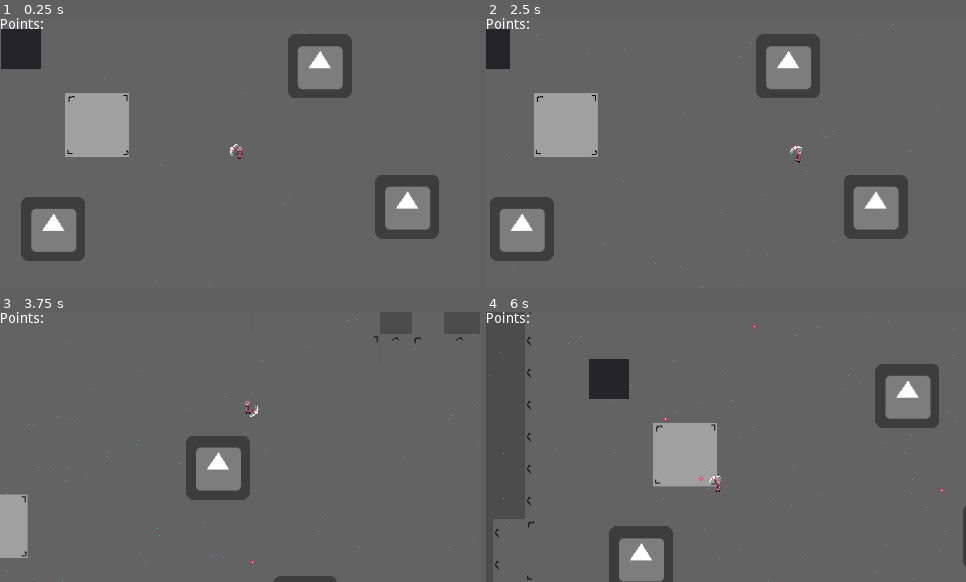
Above: before the commit, frames 1-4 (two rows, left to right).
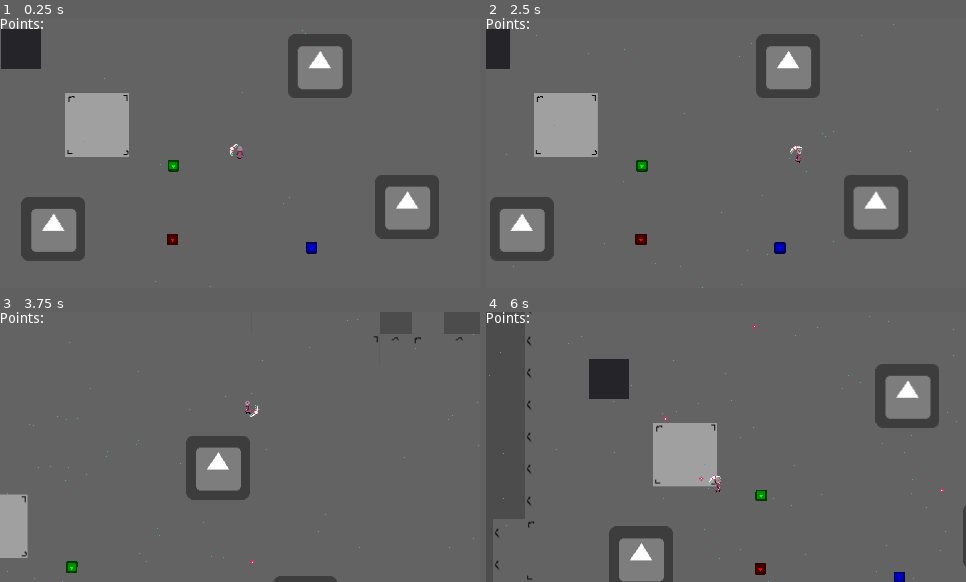
Above: after the commit, the same moments.

Repository: Struckdown/AGJ2020
Game: Godot game, scene res://Scenes/World.tscn
Two runs of this game, one before a commit and one after it. Both use one fixed random seed, a clock stepped at 60 frames per second and the inputs below. The engine's default icon, where the game draws it, is replaced by a stand-in: a white triangle on a blue panel in a dark square.
Inputs (mouse positions are in pixels of both pictures, inside the frame that each line leads up to):
- Up to frame 1 (0.25 s): no input
- Up to frame 2 (2.5 s): tap Enter at 0.5, 2 s; move the mouse to (831, 139) at 0.52 s; press the mouse at (831, 139) at 0.53 s; hold D (right) 0.53-1.28 s; tap Space at 1.25 s; move the mouse to (630, 166) at 1.27 s; release the mouse at (630, 166) at 1.28 s; hold S (down) 1.28-2.03 s; click (630, 166) at 1.35 s; move the mouse to (774, 93) at 2.02 s; press the mouse at (774, 93) at 2.03 s; hold D (right) from 2.03 s (still down)
- Up to frame 3 (3.75 s): move the mouse to (216, 501) at 2.77 s; release D (right) at 2.78 s; release the mouse at (216, 501) at 2.78 s; hold W (up) 2.78-3.53 s; click (216, 501) at 2.85 s; move the mouse to (384, 487) at 3.52 s; press the mouse at (384, 487) at 3.53 s; hold A (left) from 3.53 s (still down)
- Up to frame 4 (6 s): move the mouse to (582, 406) at 4.27 s; release the mouse at (582, 406) at 4.28 s; click (582, 406) at 4.35 s; move the mouse to (750, 447) at 5.02 s; release A (left) at 5.03 s; press the mouse at (750, 447) at 5.03 s; hold S (down) 5.03-5.78 s; move the mouse to (654, 379) at 5.77 s; release the mouse at (654, 379) at 5.78 s; hold D (right) from 5.78 s (still down); click (654, 379) at 5.85 s

The runs differ from the first frame. In frame 1, 0.3% of the frame differs, in the area x 34-67%, y 52-88%; in frame 2, 0.3%, in the area x 31-63%, y 52-88%; in frame 3, 0.1%; in frame 4, 0.3%.

Commit message:
Added color pickup logic

Diff:
--- a/src/Scenes/Character.tscn
+++ b/src/Scenes/Character.tscn
@@ -130,7 +130,9 @@
 "values": [ true, false ]
 }
 
-[node name="Character" type="KinematicBody2D"]
+[node name="Character" type="KinematicBody2D" groups=[
+"player",
+]]
 script = ExtResource( 1 )
 projectile = ExtResource( 3 )
 
--- a/src/Scenes/ColorPickup.tscn
+++ b/src/Scenes/ColorPickup.tscn
@@ -1,50 +1,22 @@
-[gd_scene load_steps=5 format=2]
+[gd_scene load_steps=4 format=2]
 
-[sub_resource type="VisualShaderNodeVec3Constant" id=1]
-constant = Vector3( 0.4, 1, 0.7 )
+[ext_resource path="res://Scripts/ColorPickup.gd" type="Script" id=1]
+[ext_resource path="res://icon.png" type="Texture" id=2]
 
-[sub_resource type="VisualShaderNodeScalarConstant" id=2]
-constant = 1.0
-
-[sub_resource type="VisualShader" id=3]
-code = "shader_type spatial;
-
-
-
-void vertex() {
-// Output:0
-
-}
-
-void fragment() {
-// Vector:2
-	vec3 n_out2p0 = vec3(0.400000, 1.000000, 0.700000);
-
-// Scalar:3
-	float n_out3p0 = 1.000000;
-
-// Output:0
-	ALBEDO = n_out2p0;
-	METALLIC = n_out3p0;
-	SPECULAR = n_out3p0;
-
-}
-
-void light() {
-// Output:0
-
-}
-"
-graph_offset = Vector2( -19, 77.5 )
-nodes/fragment/0/position = Vector2( 700, 80 )
-nodes/fragment/2/node = SubResource( 1 )
-nodes/fragment/2/position = Vector2( 180, 180 )
-nodes/fragment/3/node = SubResource( 2 )
-nodes/fragment/3/position = Vector2( 300, 300 )
-nodes/fragment/connections = PoolIntArray( 2, 0, 0, 0, 3, 0, 0, 2, 3, 0, 0, 4 )
-
-[sub_resource type="ShaderMaterial" id=4]
-shader = SubResource( 3 )
+[sub_resource type="RectangleShape2D" id=1]
+extents = Vector2( 32.0548, 32.083 )
 
 [node name="ColorPickup" type="Node2D"]
-material = SubResource( 4 )
+script = ExtResource( 1 )
+
+[node name="Sprite" type="Sprite" parent="."]
+rotation = -3.14029
+texture = ExtResource( 2 )
+
+[node name="Area2D" type="Area2D" parent="."]
+
+[node name="CollisionShape2D" type="CollisionShape2D" parent="Area2D"]
+shape = SubResource( 1 )
+
+[node name="AudioStreamPlayer2D" type="AudioStreamPlayer2D" parent="."]
+[connection signal="body_entered" from="Area2D" to="." method="_on_Area2D_body_entered"]
--- a/src/Scenes/World.tscn
+++ b/src/Scenes/World.tscn
@@ -6,12 +6,13 @@
 [ext_resource path="res://Scenes/LevelManager.tscn" type="PackedScene" id=4]
 [ext_resource path="res://Scenes/WorldTileset.tres" type="TileSet" id=5]
 [ext_resource path="res://Shaders/grayscale.tres" type="Shader" id=6]
+[ext_resource path="res://Scenes/ColorPickup.tscn" type="PackedScene" id=7]
 
-[sub_resource type="ShaderMaterial" id=3]
+[sub_resource type="ShaderMaterial" id=1]
 shader = ExtResource( 6 )
 shader_param/ColorLevel = 0.0
 
-[sub_resource type="ParticlesMaterial" id=1]
+[sub_resource type="ParticlesMaterial" id=2]
 emission_shape = 2
 emission_box_extents = Vector3( 300, 400, 1 )
 flag_disable_z = true
@@ -101,3 +102,18 @@
 [node name="Panel" type="Panel" parent="Pause Control"]
 margin_right = 40.0
 margin_bottom = 40.0
+
+[node name="ColorPickup" parent="." instance=ExtResource( 7 )]
+position = Vector2( 171.136, 210.271 )
+scale = Vector2( 0.179823, 0.179823 )
+color = "RED"
+
+[node name="ColorPickup2" parent="." instance=ExtResource( 7 )]
+position = Vector2( 172.027, 136.772 )
+scale = Vector2( 0.179823, 0.179823 )
+color = "GREEN"
+
+[node name="ColorPickup3" parent="." instance=ExtResource( 7 )]
+position = Vector2( 310.117, 218.735 )
+scale = Vector2( 0.179823, 0.179823 )
+color = "BLUE"
--- a/src/Scripts/Character.gd
+++ b/src/Scripts/Character.gd
@@ -10,6 +10,7 @@
 var bowLength = 25
 export (PackedScene) var projectile
 
+export(String, "NONE", "RED", "GREEN", "BLUE") var weaponColors
 var colorEquipped
 var colorNone = Color(0, 0, 0)
 var colorRed = Color(255, 0, 0)
@@ -24,7 +25,7 @@
 func _ready():
 	updateBow()
 	currentCharge = 0
-	colorEquipped = colorBlue
+	updateColor("RED")
 
 func get_input():
 	velocity = Vector2.ZERO
@@ -87,3 +88,14 @@
 	$"Rain Bow".rotation = get_angle_to(get_global_mouse_position())
 	#$"Rain Bow".offset = Vector2(bowOffset, 0)
 	$"Rain Bow".offset = Vector2(bowLength, 0)
+
+
+func updateColor(color):
+	match color:
+		"RED":
+			colorEquipped = colorRed
+		"GREEN":
+			colorEquipped = colorGreen
+		"BLUE":
+			colorEquipped = colorBlue
+	print("Weapon color is now: " + str(colorEquipped))
--- /dev/null
+++ b/src/Scripts/ColorPickup.gd
@@ -0,0 +1,25 @@
+extends Node2D
+
+export(String, "RED", "GREEN", "BLUE") var color
+
+# Called when the node enters the scene tree for the first time.
+func _ready():
+	match color:
+		"RED":
+			$Sprite.modulate = Color(1, 0, 0)
+		"GREEN":
+			$Sprite.modulate = Color(0, 1, 0)
+		"BLUE":
+			$Sprite.modulate = Color(0, 0, 1)
+		_:
+			print("No color found! Defaulting to red!")
+			$Sprite.modulate = Color(1, 0, 0)
+
+# Called every frame. 'delta' is the elapsed time since the previous frame.
+#func _process(delta):
+#	pass
+
+
+func _on_Area2D_body_entered(body):
+	if body.is_in_group("player"):
+		body.updateColor(color)
Not shown: 5 places in src/Scenes/World.tscn that only renumber resources
